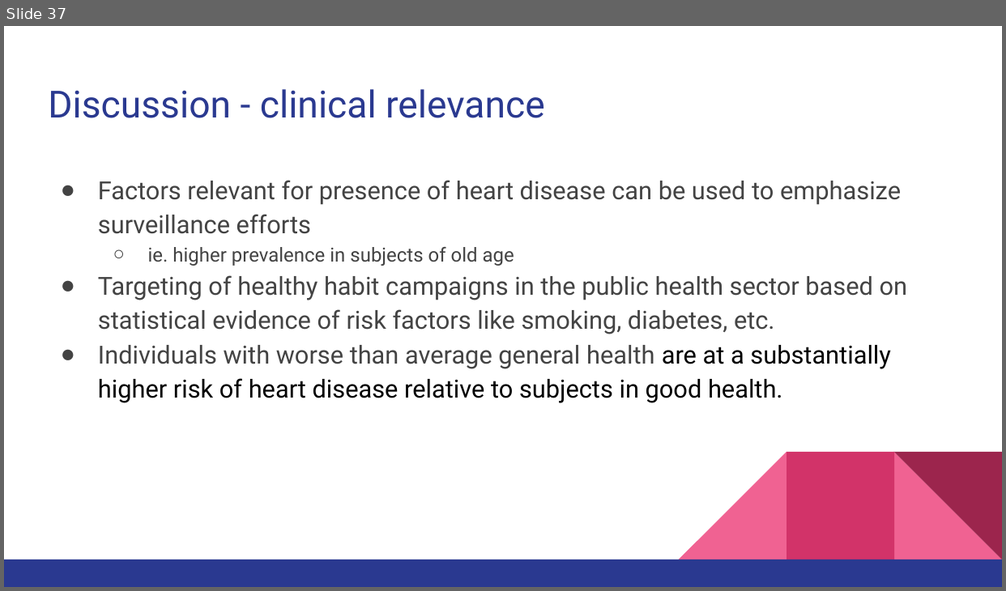
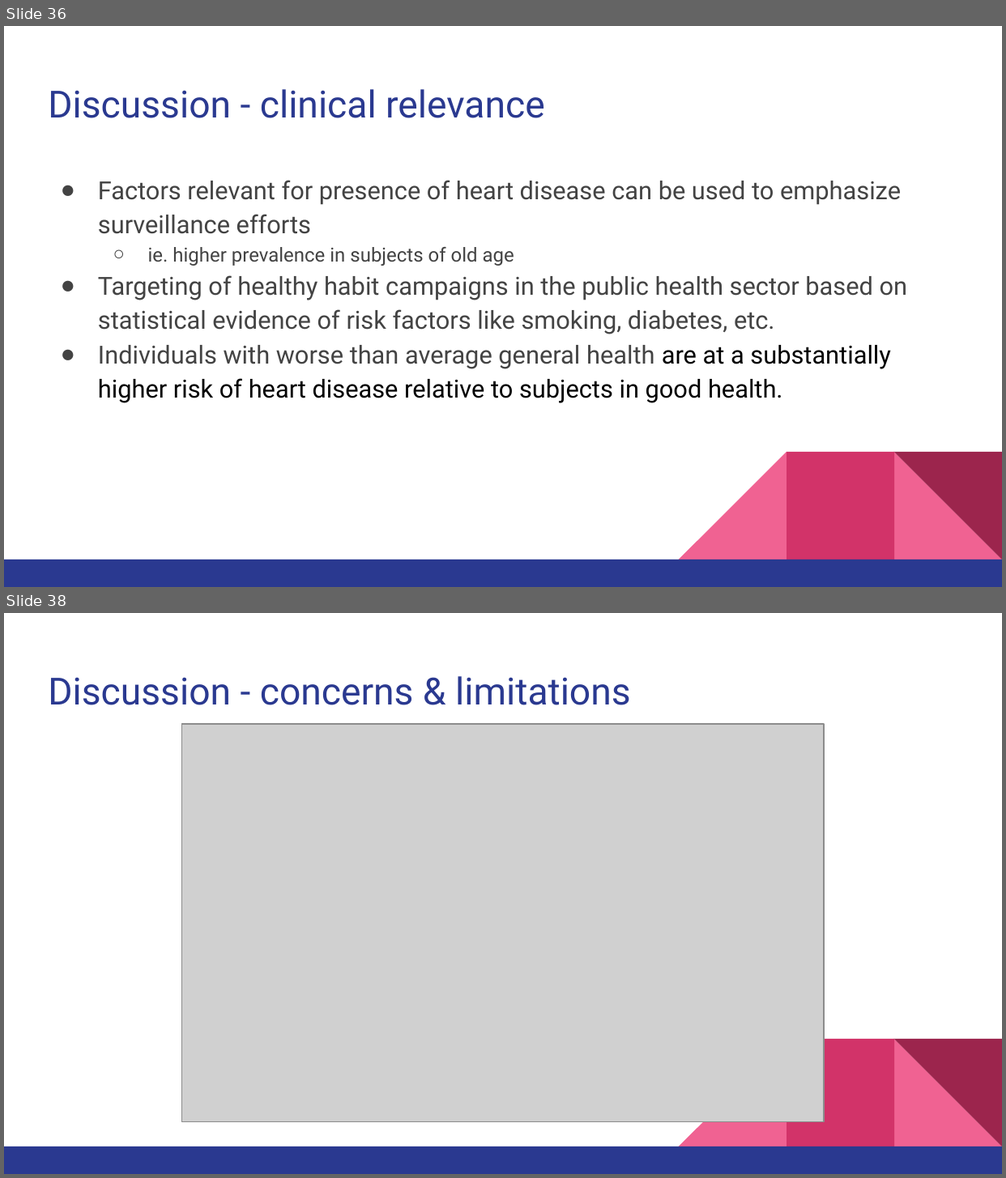
Before and after one commit to eunchong0204/bios735_group2, a slide deck: reports/Presentations/BIOS735_Group2_Presentation(4_27).pptx. Shown one above the other, each under a label of ours: slide 37 before the commit, slides 36 and 38 after it; the slides between them are not shown. The pictures are 1006x591 and 1006x1178 pixels, drawn with LibreOffice and Linux fonts; fonts in the diff are those of the drawing; grey boxes stand for pictures. Boxes give left, top, right and bottom in pixels: in the first picture for what was removed or moved away, otherwise in the second. Text is boxed around its words. In the diff, an @@ line names an element or a change of style, - is before the commit and + after.

```diff
--- a/reports/Presentations/BIOS735_Group2_Presentation(4_27).pptx
+++ b/reports/Presentations/BIOS735_Group2_Presentation(4_27).pptx
@@ slide 38 added at [4, 613, 1002, 1174], background #FFFFFF; not listed: 5 template elements that a slide beside it also shows @@
@@ title added at [48, 676, 631, 705], 27 pt, text #2A3990 @@
+Discussion - concerns & limitations
@@ picture added at [183, 724, 825, 1122] @@
@@ what was slide 37 is now slide 36 @@
```
Also in this commit, not shown: 13 slides changed, 2 other slides added, 3 slides removed, 2 other files.
